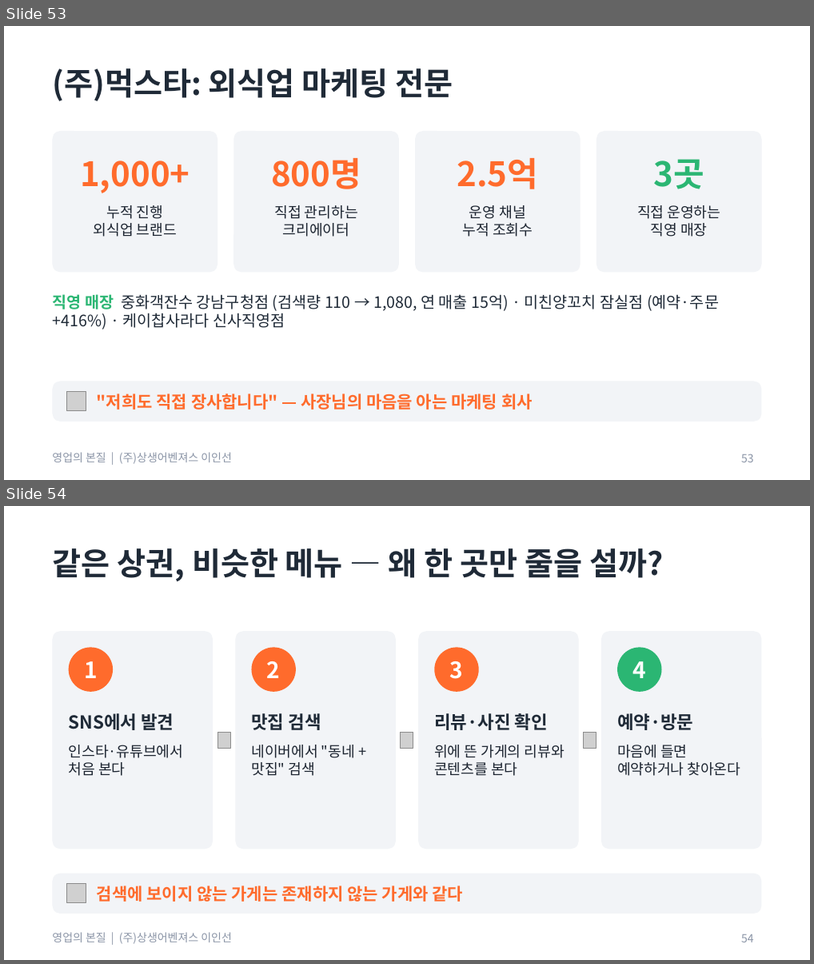
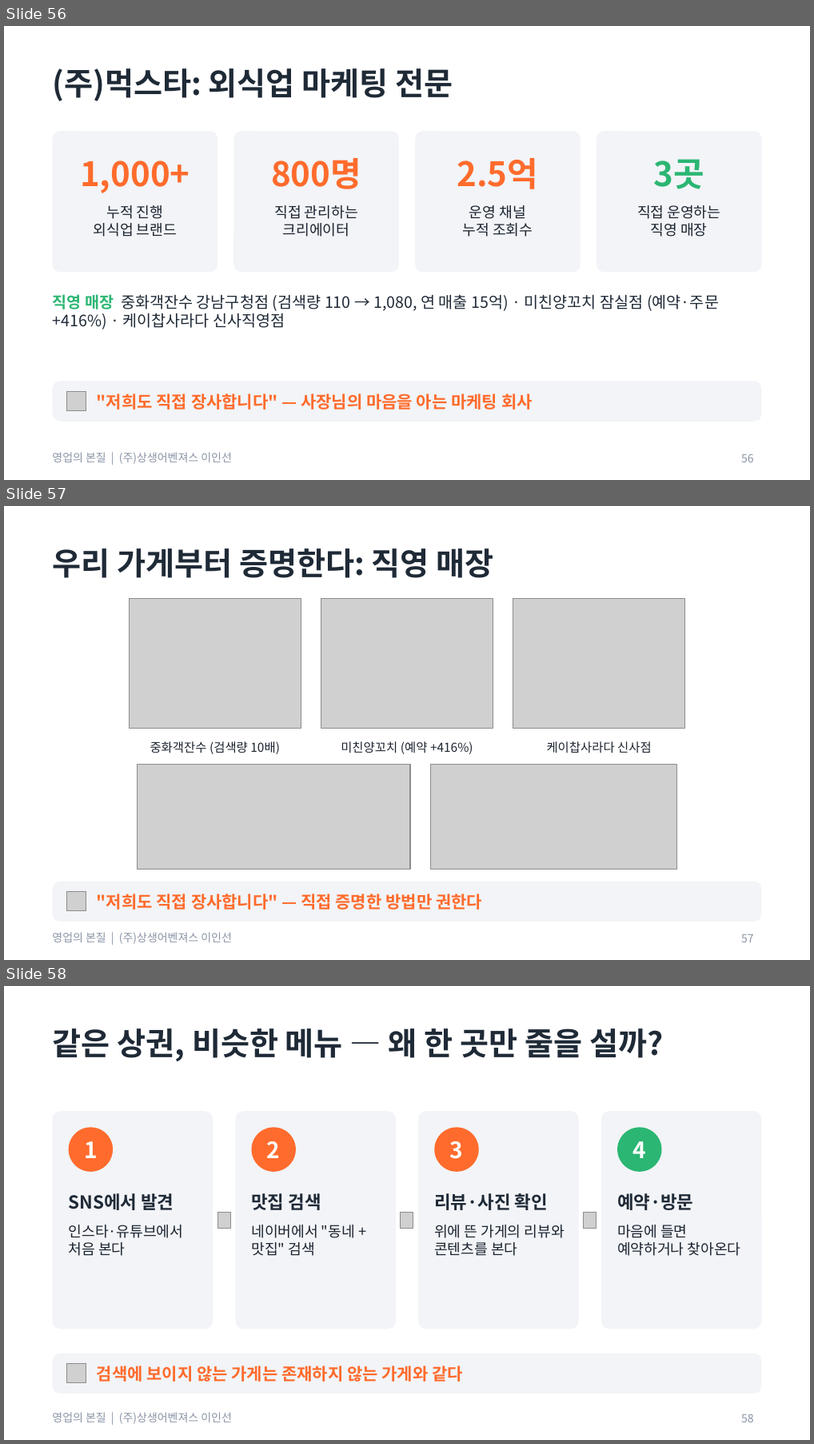
Before and after one commit to aspirinx79-crypto/cmo, a slide deck: docs/sales/영업의_본질_교육자료.pptx. Shown one above the other, each under a label of ours: slides 53 and 54 before the commit, slides 56, 57 and 58 after it. The pictures are 814x964 and 814x1444 pixels, drawn with LibreOffice and Linux fonts; fonts in the diff are those of the drawing; grey boxes stand for pictures. Boxes give left, top, right and bottom in pixels: in the first picture for what was removed or moved away, otherwise in the second. Text is boxed around its words. In the diff, an @@ line names an element or a change of style, - is before the commit and + after.

```diff
--- a/docs/sales/영업의_본질_교육자료.pptx
+++ b/docs/sales/영업의_본질_교육자료.pptx
@@ slide 57 added at [4, 506, 810, 960], background #FFFFFF; not listed: 1 template element that a slide beside it also shows @@
@@ title added at [52, 548, 494, 578], 28 pt, text #1F2A37, bold @@
+우리 가게부터 증명한다: 직영 매장
@@ picture added at [129, 599, 301, 728] @@
@@ picture added at [321, 599, 493, 728] @@
@@ picture added at [514, 599, 686, 728] @@
@@ text added at [150, 741, 280, 754], 11 pt, text #1C2430 @@
+중화객잔수 (검색량 10배)
@@ text added at [341, 741, 474, 754], 11 pt, text #1C2430 @@
+미친양꼬치 (예약 +416%)
@@ text added at [547, 741, 652, 753], 11 pt, text #1C2430 @@
+케이찹사라다 신사점
@@ picture added at [137, 764, 410, 869] @@
@@ picture added at [430, 764, 678, 869] @@
@@ rounded rectangle added at [52, 881, 762, 921], fill #F2F4F7 @@
@@ picture added at [67, 892, 86, 911] @@
@@ text added at [97, 893, 482, 909], 15 pt, text #FF6B2C, bold @@
+"저희도 직접 장사합니다" — 직접 증명한 방법만 권한다
@@ page number added at [742, 934, 754, 942], 10 pt, text #8A94A6 @@
+57
@@ what was slide 53 is now slide 56 @@
@@ page number at [742, 453, 754, 462]: text changed @@
-53
+56
@@ what was slide 54 is now slide 58 @@
@@ page number at [742, 1413, 754, 1422]: text changed @@
-54
+58
```
Also in this commit, not shown: 3 other slides added, 22 other files.
